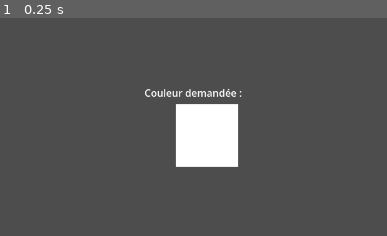
Above: before the commit, frame 1.
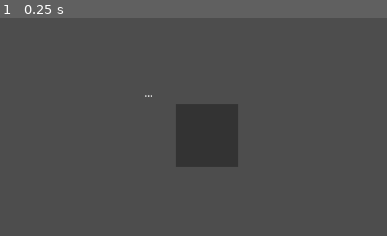
Above: after the commit, the same moment.

Repository: 51237/le-peintre
Game: Godot game, scene res://scenes/game.tscn
The game is run twice, just before and just after one commit, with the same random seed, the same clock (stepped at 60 frames per second) and the same inputs.
Inputs:
- Up to frame 1 (0.25 s): no input
The pictures show only the part of the screen within x 23-73%, y 24-74%; the shares and areas given below are measured in that part.

The runs differ from the first frame. In frame 1, 5.1% of the frame differs, in the area x 37-63%, y 32-69%.

Commit message:
1.0 - base du jeu

Diff:
--- a/scenes/game.tscn
+++ b/scenes/game.tscn
@@ -3,6 +3,7 @@
 [ext_resource type="Script" uid="uid://bh3qscanm4pb0" path="res://scripts/color_mechanic.gd" id="1_lnu2h"]
 [ext_resource type="Script" uid="uid://cgfyyhu5i5v5l" path="res://scripts/boss.gd" id="2_lbhrr"]
 [ext_resource type="Script" uid="uid://g3iu80jf5jj6" path="res://scripts/player.gd" id="3_iywne"]
+[ext_resource type="Script" uid="uid://vhi1c8r80jk2" path="res://scripts/ui.gd" id="4_lbhrr"]
 
 [node name="Game" type="Node2D" unique_id=2047480733]
 
@@ -16,6 +17,7 @@
 script = ExtResource("3_iywne")
 
 [node name="UI" type="CanvasLayer" parent="." unique_id=445937826]
+script = ExtResource("4_lbhrr")
 
 [node name="ColorTarget" type="ColorRect" parent="UI" unique_id=1394576172]
 offset_left = 590.0
--- a/scripts/ui.gd
+++ b/scripts/ui.gd
@@ -1,6 +1,5 @@
 extends CanvasLayer
 
-# Noms des couleurs pour l'affichage
 const COLOR_NAMES = {
 	0: "ROUGE",
 	1: "BLEU",
@@ -10,7 +9,6 @@
 	5: "VERT"
 }
 
-# Couleurs visuelles correspondantes
 const COLOR_VALUES = {
 	0: Color(0.85, 0.2, 0.2),
 	1: Color(0.2, 0.4, 0.85),
@@ -26,34 +24,32 @@
 func _ready():
 	color_mechanic = get_node("../ColorMechanic")
 	player = get_node("../Player")
-
-	# Connecte les signaux
 	color_mechanic.combo_success.connect(_on_success)
 	color_mechanic.combo_fail.connect(_on_fail)
+	print("UI prêt - noeuds trouvés : ", color_mechanic, player)
 
 func _process(_delta):
-	# Met à jour le timer visuel
+	if color_mechanic == null or player == null:
+		return
+
+	# Timer
 	if color_mechanic.is_active:
 		var ratio = color_mechanic.time_left / color_mechanic.time_limit
 		$TimerBar.value = ratio * 100
-	else:
-		$TimerBar.value = 0
-
-	# Met à jour la couleur demandée
-	if color_mechanic.is_active:
 		var c = color_mechanic.current_color
 		$AttackLabel.text = "Couleur : " + COLOR_NAMES[c]
 		$ColorTarget.color = COLOR_VALUES[c]
 	else:
+		$TimerBar.value = 0
 		$AttackLabel.text = "..."
 		$ColorTarget.color = Color(0.2, 0.2, 0.2)
 
-	# Met à jour les barres de vie
+	# Barres de vie
 	$PlayerLife.value = player.health
 	$BossLife.value = player.boss_health
 
 func _on_success(_color):
-	$AttackLabel.text = "✅ BIEN JOUÉ !"
+	$AttackLabel.text = "BIEN JOUE !"
 
 func _on_fail():
-	$AttackLabel.text = "❌ AÏÏE !"
+	$AttackLabel.text = "AÏÏE !"
